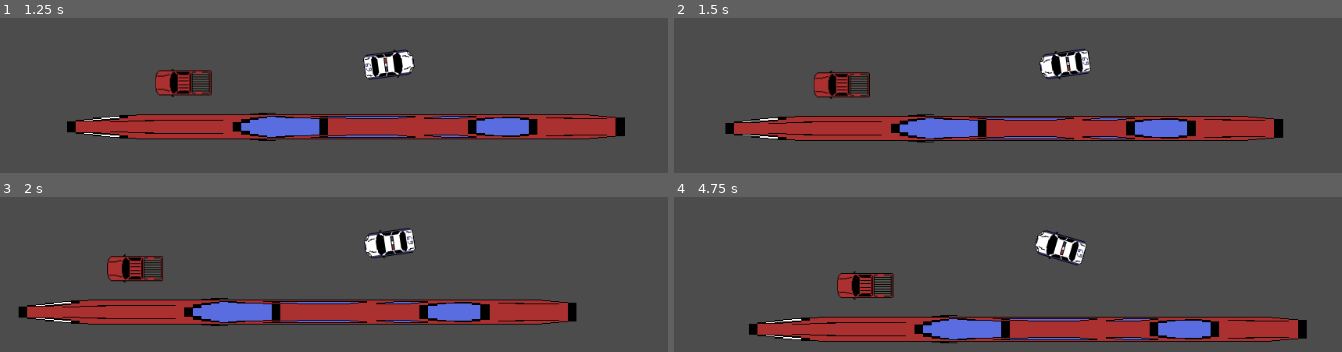
Above: before the commit, frames 1-4 (two rows, left to right).
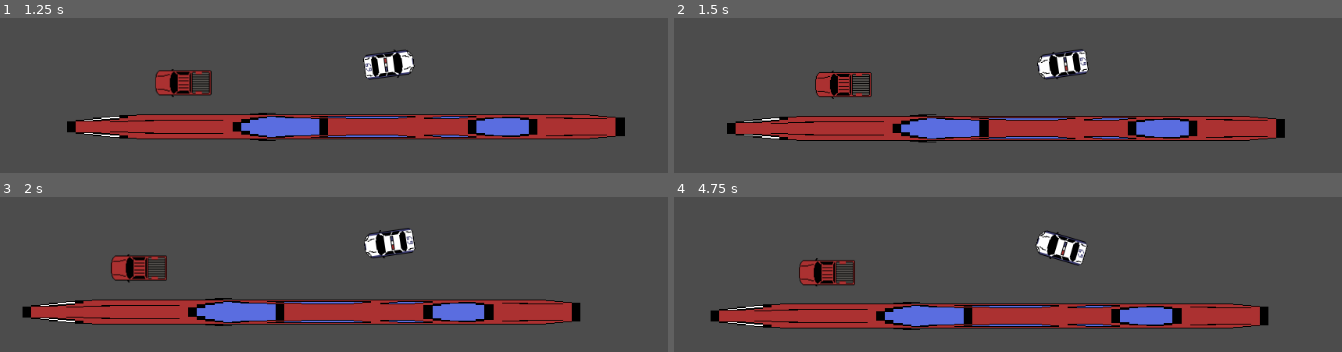
Above: after the commit, the same moments.

Repository: pixelpotato6791/open-theft-auto
Game: Godot game, scene res://Levels/Dev.tscn
The game is run twice, just before and just after one commit, with the same random seed, the same clock (stepped at 60 frames per second) and the same inputs.
Inputs (mouse positions are in pixels of both pictures, inside the frame that each line leads up to):
- Up to frame 1 (1.25 s): tap Enter at 0.5 s; move the mouse to (554, 42) at 0.52 s; hold W (foward) from 0.53 s (still down)
- Up to frame 2 (1.5 s): move the mouse to (894, 89) at 1.27 s; release W (foward) at 1.28 s; hold S (backwards) from 1.28 s (still down); tap Shift (run) at 1.35 s
- Up to frame 3 (2 s): keep holding S (backwards)
- Up to frame 4 (4.75 s): move the mouse to (outside the picture) at 2.02 s; release S (backwards) at 2.03 s; press the mouse at (outside the picture) at 2.03 s; move the mouse to (1014, 338) at 2.77 s; release the mouse at (1014, 338) at 2.78 s; tap W (foward) at 2.85 s; move the mouse to (1295, 314) at 3.52 s; hold Shift (run) 3.53-4.28 s; hold S (backwards) from 3.53 s (still down); move the mouse to (outside the picture) at 4.27 s; click (outside the picture) at 4.35 s

Frame 1 is identical in both runs. In frame 2, 2.1% of the frame differs, in the area x 7-92%, y 20-81%; in frame 3, 2.8%; in frame 4, 22%, in the area x 5-95%, y 21-95%.

Commit message:
added the ability for the player to walk backwards

Diff:
--- a/assets/player/Player.gd
+++ b/assets/player/Player.gd
@@ -47,7 +47,7 @@
 			#print(move_pos)
 
 	if Input.is_action_pressed("backwards"):
-		move_pos = -global_position.direction_to(mouse_pos) * speed
+		move_pos = -global_position.direction_to(mouse_pos) * WALKSPEED
 		move_pos = move_and_slide(move_pos)
 
 	if Input.is_action_pressed("shoot"):
